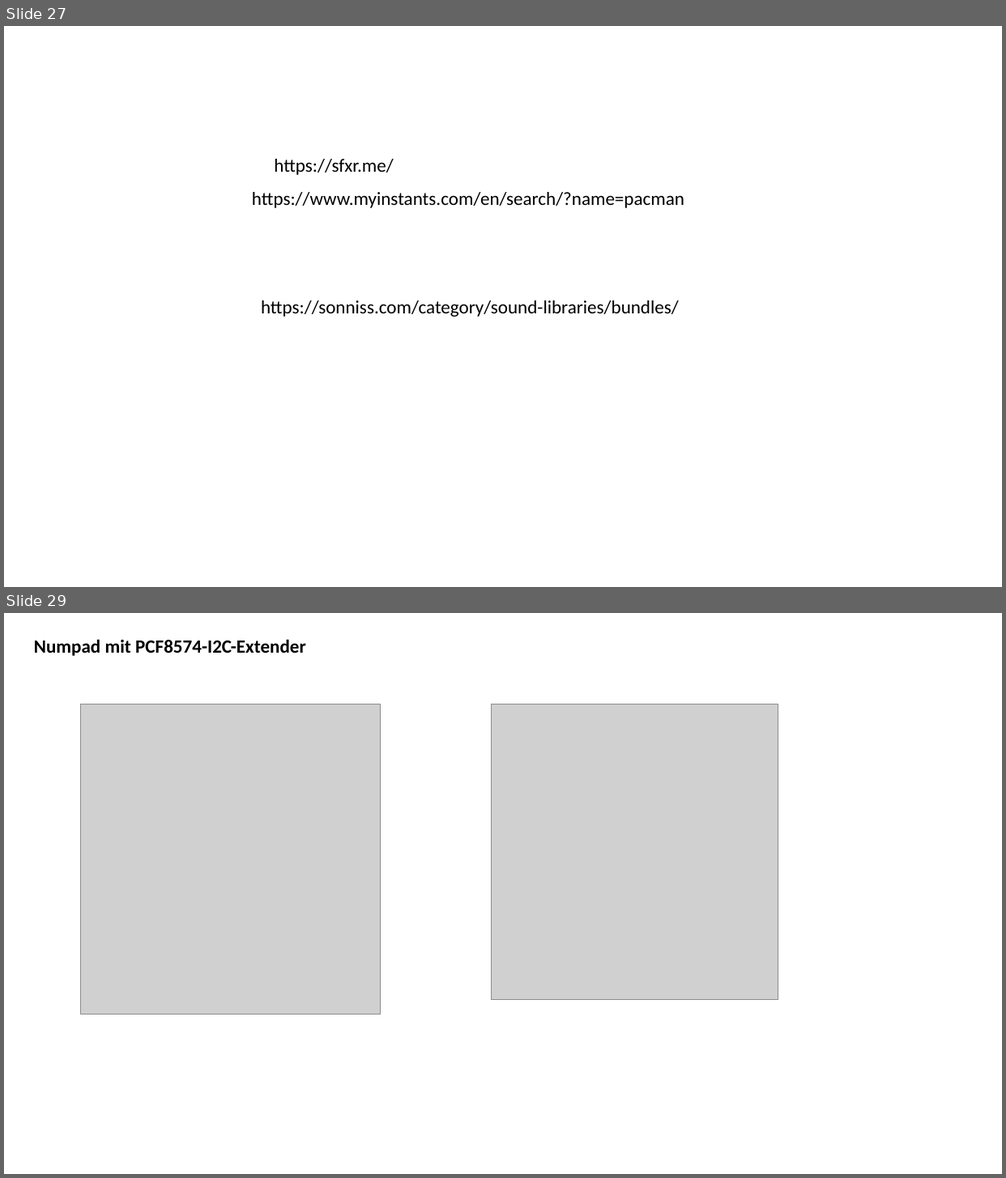
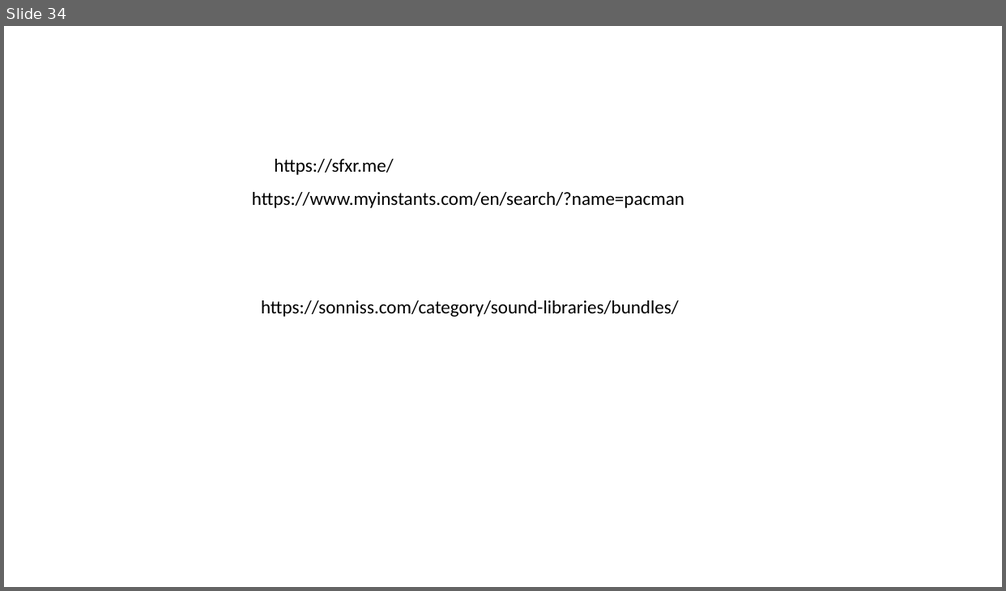
Before and after one commit to jeskes/activityboard, a slide deck: Activityboard.pptx. Shown one above the other, each under a label of ours: slides 27 and 29 before the commit, slide 34 after it; the slides between them are not shown. The pictures are 1006x1178 and 1006x591 pixels, drawn with LibreOffice and Linux fonts; fonts in the diff are those of the drawing; grey boxes stand for pictures. Boxes give left, top, right and bottom in pixels: in the first picture for what was removed or moved away, otherwise in the second. Text is boxed around its words. In the diff, an @@ line names an element or a change of style, - is before the commit and + after.

```diff
--- a/Activityboard.pptx
+++ b/Activityboard.pptx
@@ slide 29 removed at (4, 613, 1002, 1174), background #FFFFFF @@
@@ title removed at (34, 639, 306, 656) @@
-Numpad mit PCF8574-I2C-Extender
@@ picture removed at (81, 704, 381, 1014) @@
@@ picture removed at (492, 704, 778, 1000) @@
@@ what was slide 27 is now slide 34 @@
```
Also in this commit, not shown: 4 slides changed, 8 slides added, 3 other slides removed, 24 other files.
